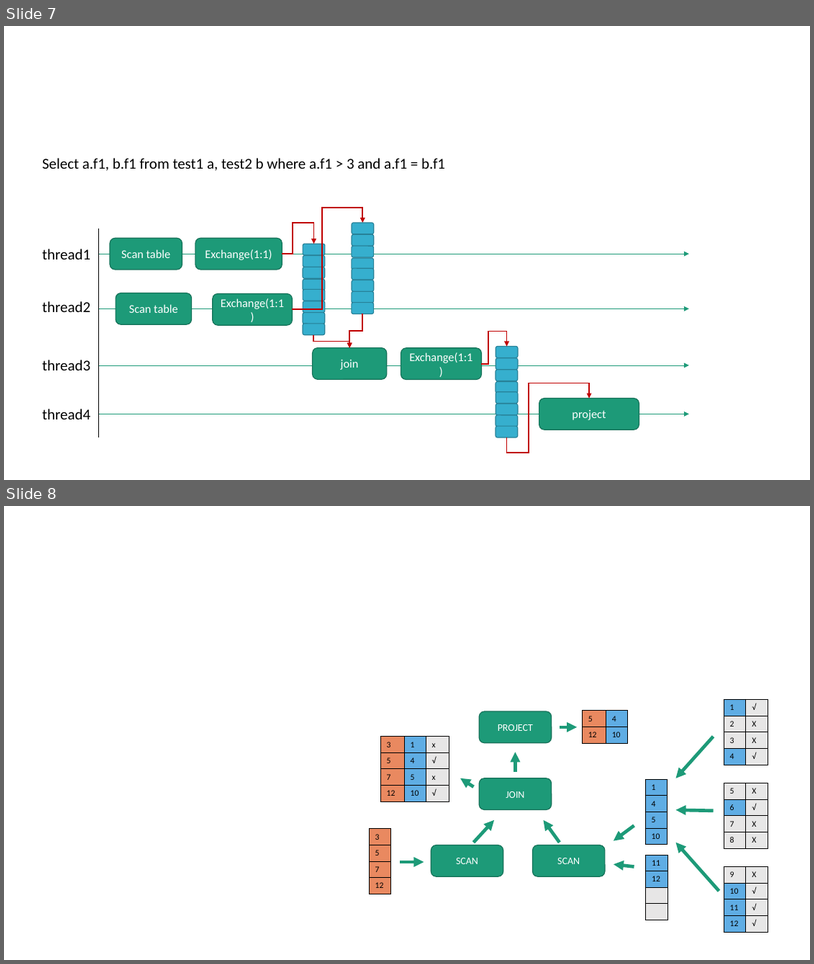
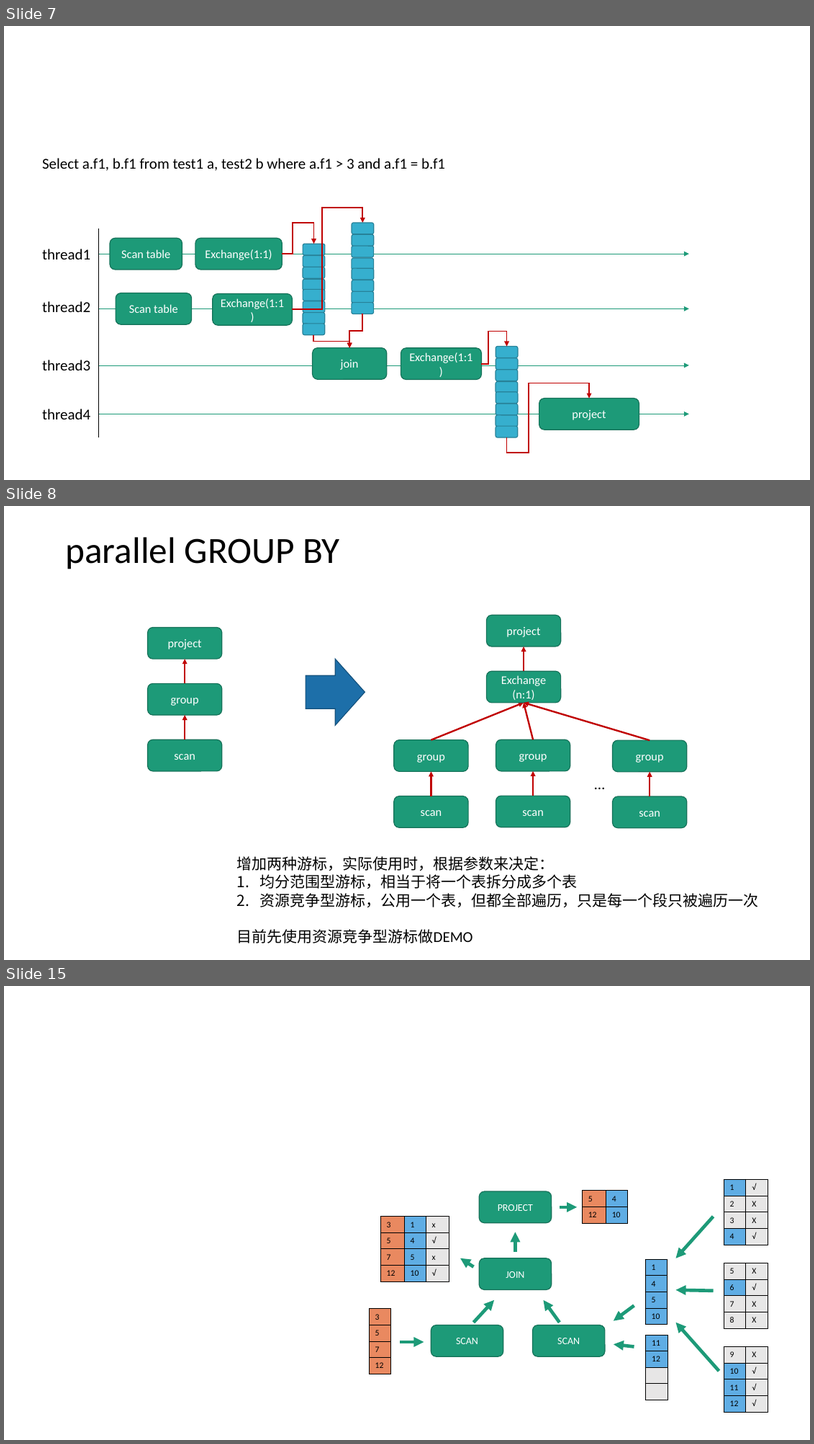
Before and after one commit to scott-zgeng/thor, a slide deck: doc/thor architecture.pptx. Shown one above the other, each under a label of ours: slides 7 and 8 before the commit, slides 7, 8 and 15 after it; the slides between them are not shown. The pictures are 814x964 and 814x1444 pixels, drawn with LibreOffice and Linux fonts; fonts in the diff are those of the drawing. Boxes give left, top, right and bottom in pixels: in the first picture for what was removed or moved away, otherwise in the second. Text is boxed around its words. In the diff, an @@ line names an element or a change of style, - is before the commit and + after.

```diff
--- a/doc/thor architecture.pptx
+++ b/doc/thor architecture.pptx
@@ slide 8 added at [4, 506, 810, 960], background #FFFFFF @@
@@ title added at [65, 537, 340, 569], 44 pt, text #000000 @@
+parallel GROUP BY
@@ rounded rectangle added at [148, 628, 222, 659], fill #1D9A78, outline #157259 1 pt, 14 pt, text #FFFFFF @@
+project
@@ rounded rectangle added at [486, 615, 561, 646], fill #1D9A78, outline #157259 1 pt, 14 pt, text #FFFFFF @@
+project
@@ arrow added from (525, 671) to (525, 646), #C00000 2 pt @@
@@ arrow added from (185, 683) to (185, 659), #C00000 2 pt @@
@@ right arrow added at [306, 659, 365, 726], fill #1D6FA9, outline #15527D 1 pt @@
@@ rounded rectangle added at [486, 671, 561, 703], fill #1D9A78, outline #157259 1 pt, 14 pt, text #FFFFFF @@
+Exchange
+(n:1)
@@ rounded rectangle added at [148, 683, 222, 715], fill #1D9A78, outline #157259 1 pt, 14 pt, text #FFFFFF @@
+group
@@ arrow added from (185, 739) to (185, 715), #C00000 2 pt @@
@@ arrow added from (432, 740) to (525, 703), #C00000 2 pt @@
@@ arrow added from (533, 739) to (525, 703), #C00000 2 pt @@
@@ arrow added from (650, 740) to (525, 703), #C00000 2 pt @@
@@ rounded rectangle added at [148, 739, 222, 771], fill #1D9A78, outline #157259 1 pt, 14 pt, text #FFFFFF @@
+scan
@@ rounded rectangle added at [394, 740, 468, 772], fill #1D9A78, outline #157259 1 pt, 14 pt, text #FFFFFF @@
+group
@@ rounded rectangle added at [496, 739, 571, 771], fill #1D9A78, outline #157259 1 pt, 14 pt, text #FFFFFF @@
+group
@@ rounded rectangle added at [613, 740, 687, 772], fill #1D9A78, outline #157259 1 pt, 14 pt, text #FFFFFF @@
+group
@@ arrow added from (432, 795) to (432, 772), #C00000 2 pt @@
@@ arrow added from (533, 795) to (533, 771), #C00000 2 pt @@
@@ text added at [589, 772, 612, 795], 18 pt, text #000000 @@
+…
@@ arrow added from (650, 796) to (650, 772), #C00000 2 pt @@
@@ rounded rectangle added at [394, 795, 468, 827], fill #1D9A78, outline #157259 1 pt, 14 pt, text #FFFFFF @@
+scan
@@ rounded rectangle added at [496, 795, 571, 827], fill #1D9A78, outline #157259 1 pt, 14 pt, text #FFFFFF @@
+scan
@@ rounded rectangle added at [613, 796, 687, 828], fill #1D9A78, outline #157259 1 pt, 14 pt, text #FFFFFF @@
+scan
@@ text added at [237, 856, 759, 943], 18 pt, text #000000 @@
+增加两种游标，实际使用时，根据参数来决定：
+1. 均分范围型游标，相当于将一个表拆分成多个表
+2. 资源竞争型游标，公用一个表，但都全部遍历，只是每一个段只被遍历一次
+目前先使用资源竞争型游标做DEMO
@@ what was slide 8 is now slide 15 @@
```
Also in this commit, not shown: 6 other slides added, 3 other files.
